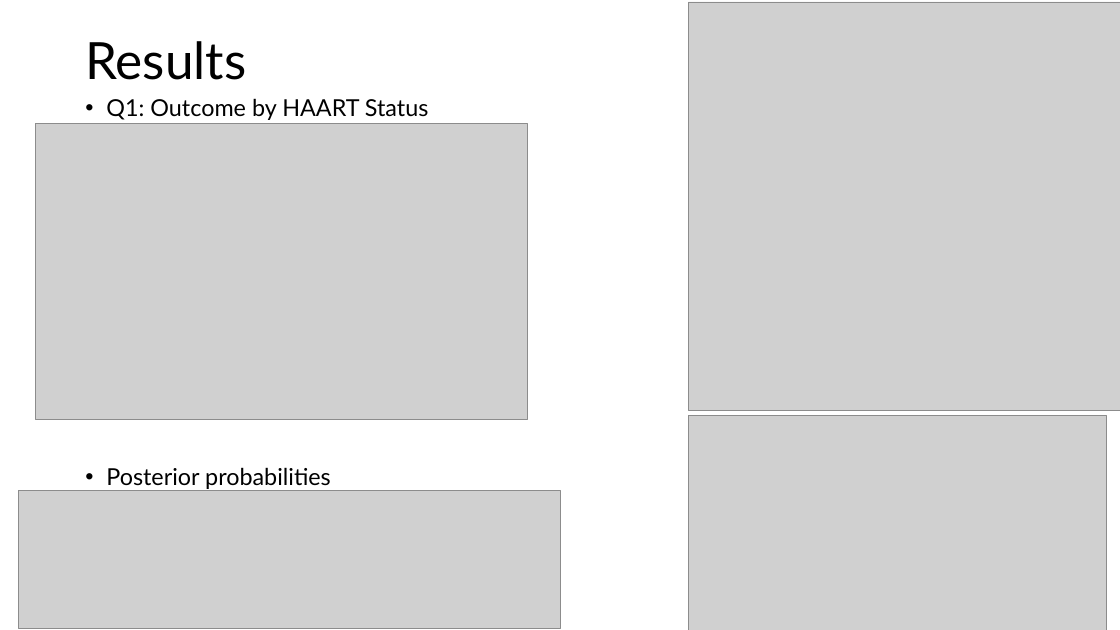
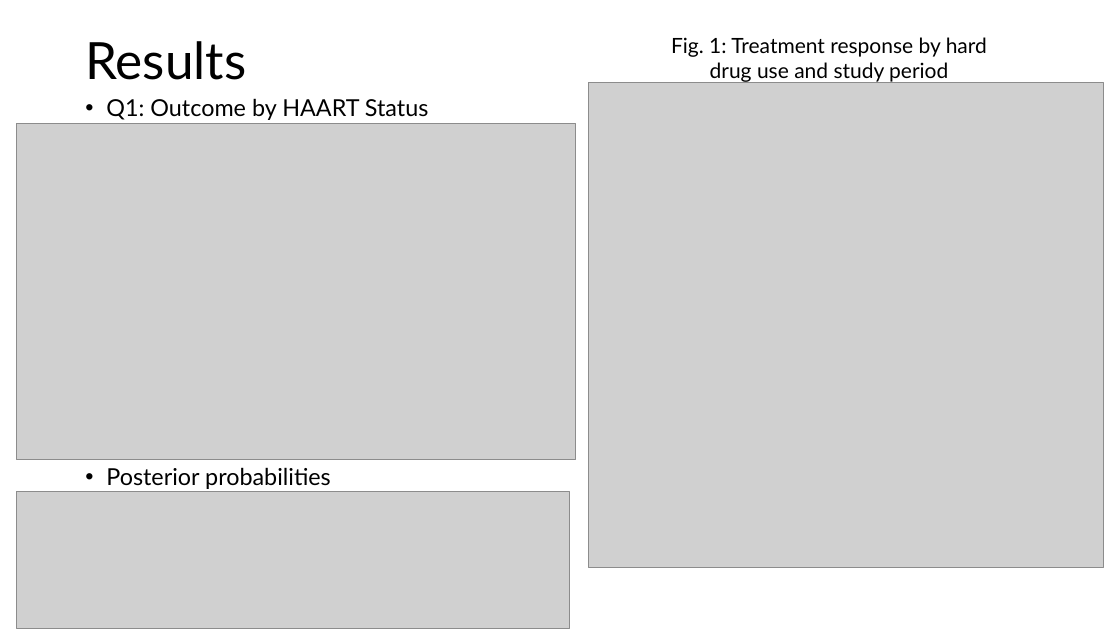
Before and after one commit to yemiaj/BIOS6624, a slide deck: slide 5 of Project1/Reports/Jegede_project1_slides.pptx. Drawn at 1120x630 pixels with LibreOffice and Linux fonts; fonts in the diff are those of the drawing; grey boxes stand for pictures. Boxes give left, top, right and bottom in pixels: in the first picture for what was removed or moved away, otherwise in the second. Text is boxed around its words. In the diff, an @@ line names an element or a change of style, - is before the commit and + after.

```diff
--- a/Project1/Reports/Jegede_project1_slides.pptx
+++ b/Project1/Reports/Jegede_project1_slides.pptx
@@ picture removed at [689, 2, 1120, 410] @@
@@ rounded rectangle added at [652, 32, 1007, 83], 18 pt, text #000000 @@
+Fig. 1: Treatment response by hard drug use and study period
@@ picture: place and size @@
-picture at [689, 416, 1107, 630]
+picture at [588, 83, 1104, 568]
@@ picture: place and size @@
-picture at [35, 124, 528, 419]
+picture at [16, 124, 576, 460]
@@ picture: place and size @@
-picture at [18, 491, 560, 628]
+picture at [16, 492, 569, 628]
```
Also in this commit, not shown: 4 other slides changed, 1 other file.
